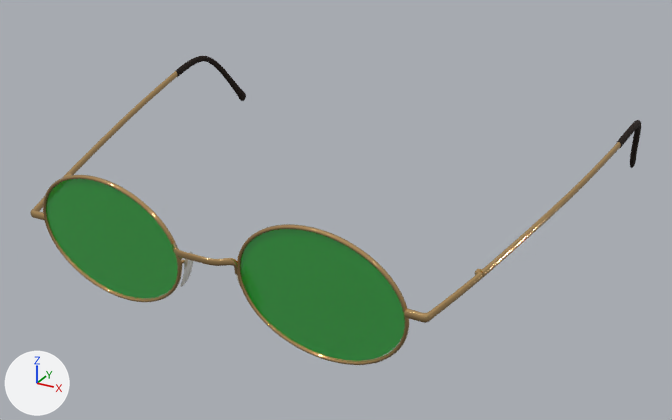
The glTF model generation/props/glasses_round2.glb, before and after one commit.
Both versions are drawn from a 50 mm camera at (3.51, -4.68, 2.86) aimed at (0.08, 1.56, -0.26). The axes (+X, +Y, +Z) are drawn at lower left. The lights are the same throughout. Where no turn or scale is listed for an object, it has been applied to the vertices.

The first picture shows 'Cube.005_BrownPlastic_0', 'Cube.005_Gold_0', 'Cylinder.004_Gold_0', 'Cylinder.005_GreenGlasses_0'.
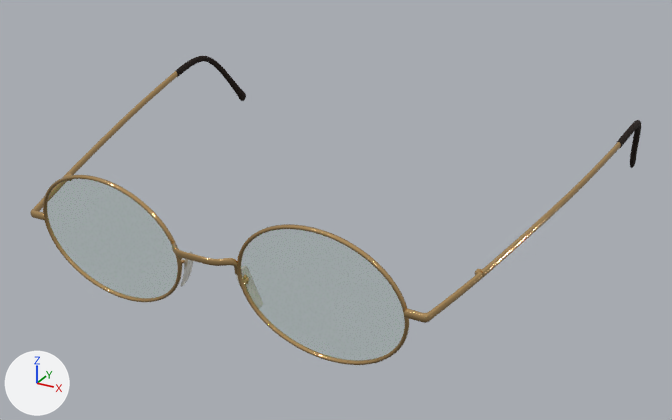
Boxes [x1, y1, x2, y2] around the edits, measured in the pictures (672 x 420 px):
'Cylinder.005_GreenGlasses_0', surface changed (green to grey)
    both: [46, 179, 405, 361]

Diff of the bpy script that builds the scene:
```diff
--- a/generation/props/glasses_round2.glb.py
+++ b/generation/props/glasses_round2.glb.py
@@ mat_greenglasses_001 @@
 mat_greenglasses_001.roughness = 0.114
-mat_greenglasses_001.alpha = 0.924
+mat_greenglasses_001.alpha = 0.142
```
